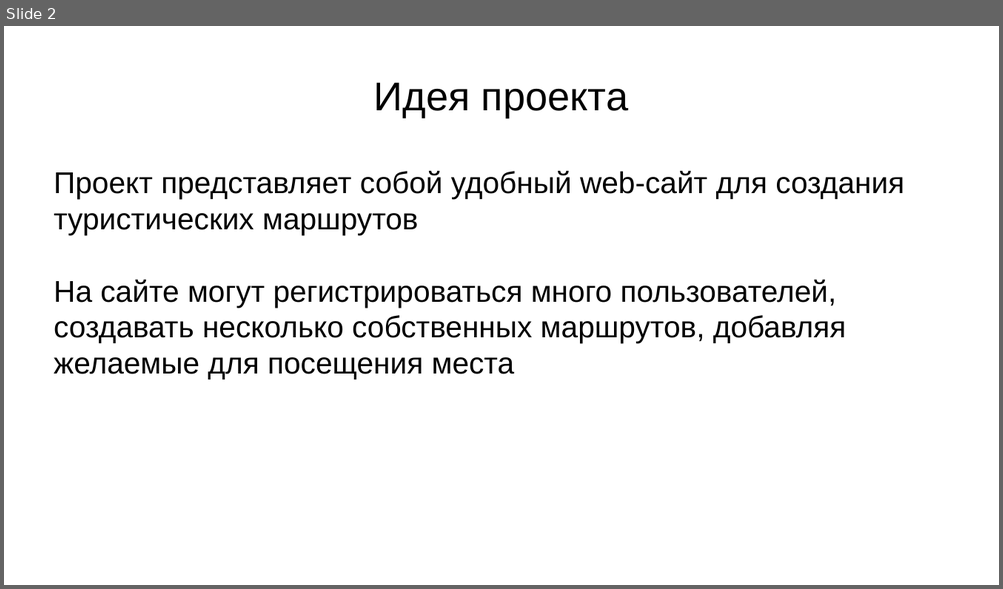
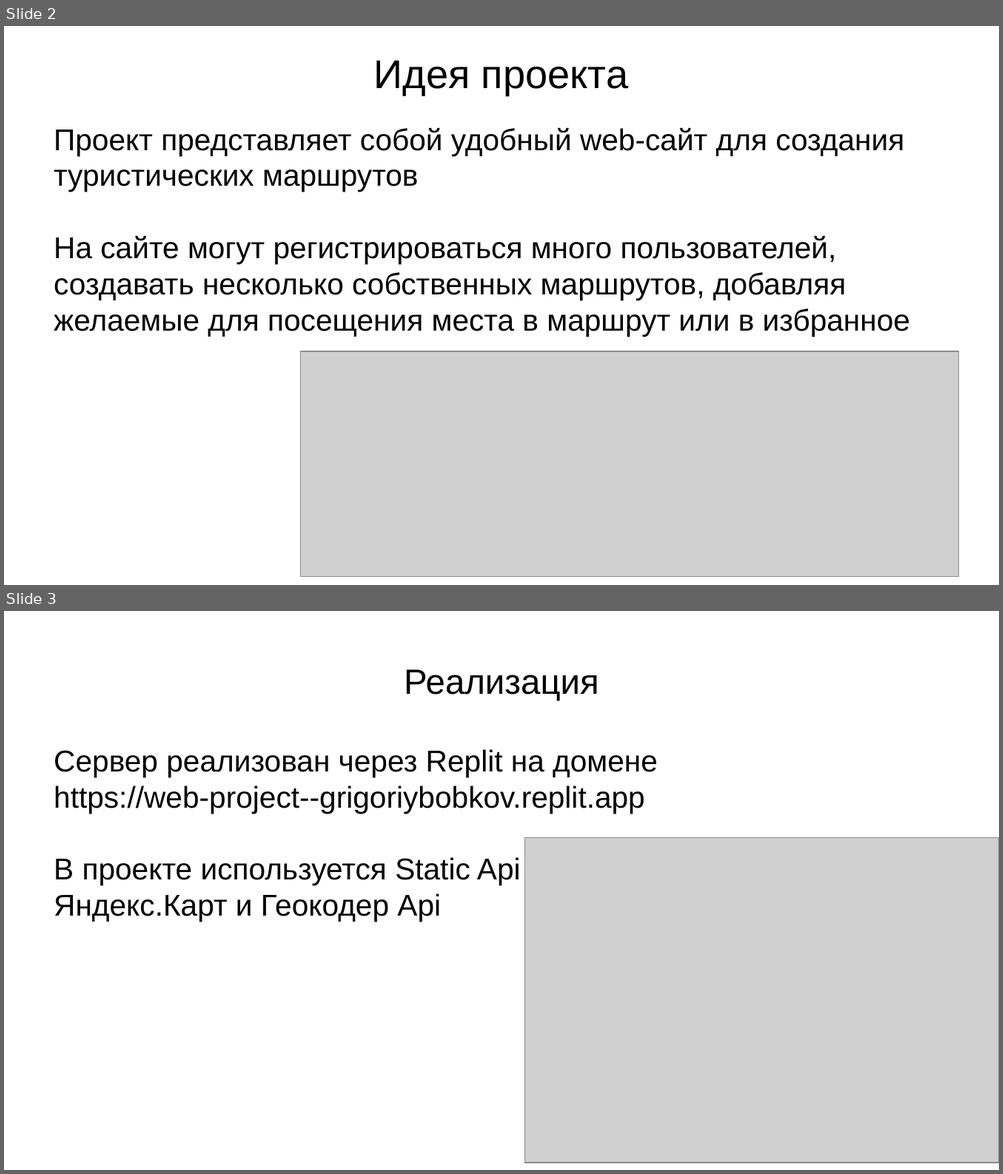
Before and after one commit to GrigoriyBobkov/WEB-project, a slide deck: doc/Презентация WEB.pptx. Shown one above the other, each under a label of ours: slide 2 before the commit, slides 2 and 3 after it. The pictures are 1003x589 and 1003x1174 pixels, drawn with LibreOffice and Linux fonts; fonts in the diff are those of the drawing; grey boxes stand for pictures. Boxes give left, top, right and bottom in pixels: in the first picture for what was removed or moved away, otherwise in the second. Text is boxed around its words. In the diff, an @@ line names an element or a change of style, - is before the commit and + after.

```diff
--- a/doc/Презентация WEB.pptx
+++ b/doc/Презентация WEB.pptx
@@ slide 3 added at [4, 611, 999, 1170], background #FFFFFF @@
@@ title added at [404, 669, 599, 701], 28 pt, text #000000 @@
+Реализация
@@ subtitle added at [54, 749, 657, 922], 24 pt, text #000000 @@
+Сервер реализован через Replit на домене
+https://web-project--grigoriybobkov.replit.app
+В проекте используется Static Api
+Яндекс.Карт и Геокодер Api
@@ picture added at [525, 837, 999, 1163] @@
@@ slide 2 changed as well @@
@@ title "Идея проекта": place and size @@
-title "Идея проекта" at [374, 82, 628, 118]
+title "Идея проекта" at [374, 60, 628, 96]
@@ subtitle "Проект представляет собой удобный web-сайт ...": place and size @@
-subtitle "Проект представляет собой удобный web-сайт ..." at [54, 170, 904, 380]
+subtitle "Проект представляет собой удобный web-сайт ..." at [54, 127, 910, 336]
@@ subtitle at [54, 235, 910, 336]: text changed @@
-На сайте могут регистрироваться много пользователей, создавать несколько собственных маршрутов, добавляя желаемые для посещения места
+На сайте могут регистрироваться много пользователей, создавать несколько собственных маршрутов, добавляя желаемые для посещения места в маршрут или в избранное
@@ picture added at [301, 352, 959, 577] @@
```
Also in this commit, not shown: 3 other slides changed, 1 slide removed, 2 other files.
